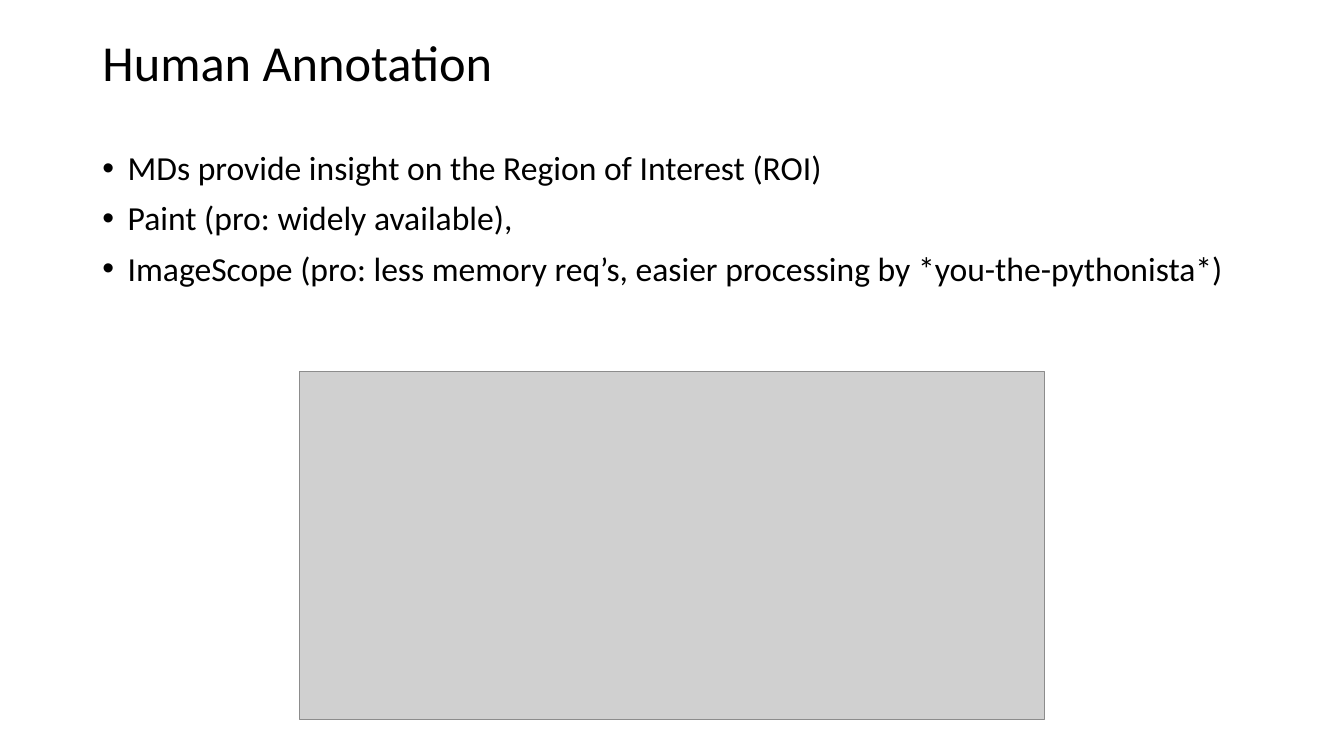
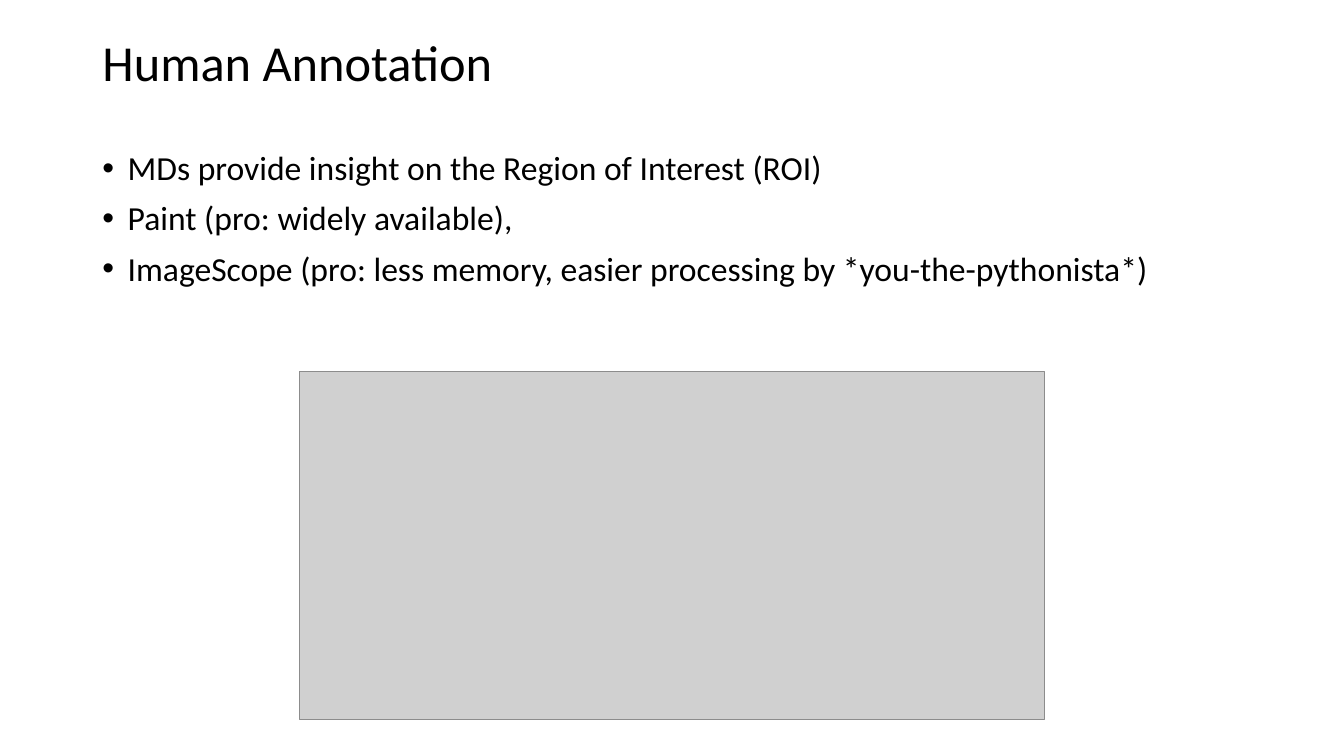
Before and after one commit to wake-forest-ctsi/CALIBIR-boot-camp, a slide deck: slide 7 of bootcamp_02/pythons/bootcamp 2023 v0.pptx (slide 3 before the commit). Drawn at 1344x756 pixels with LibreOffice and Linux fonts; fonts in the diff are those of the drawing; grey boxes stand for pictures. Boxes give left, top, right and bottom in pixels: in the first picture for what was removed or moved away, otherwise in the second. Text is boxed around its words. In the diff, an @@ line names an element or a change of style, - is before the commit and + after.

```diff
--- a/bootcamp_02/pythons/bootcamp 2023 v0.pptx
+++ b/bootcamp_02/pythons/bootcamp 2023 v0.pptx
@@ text at bbox=[128, 256, 1147, 287]: text changed @@
-• ImageScope (pro: less memory req’s, easier processing by *you-the-pythonista*)
+• ImageScope (pro: less memory, easier processing by *you-the-pythonista*)
```
Also in this commit, not shown: 2 other slides changed, 5 slides added, 2 other files.
